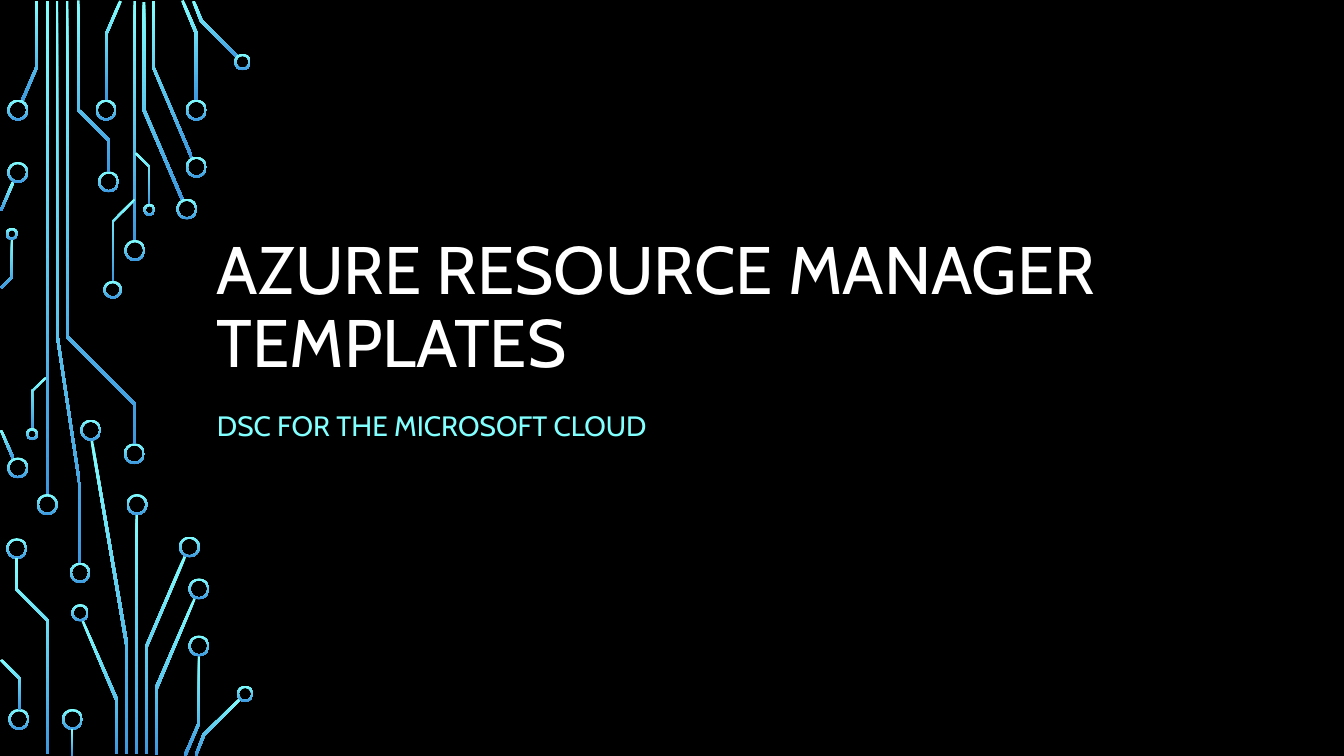
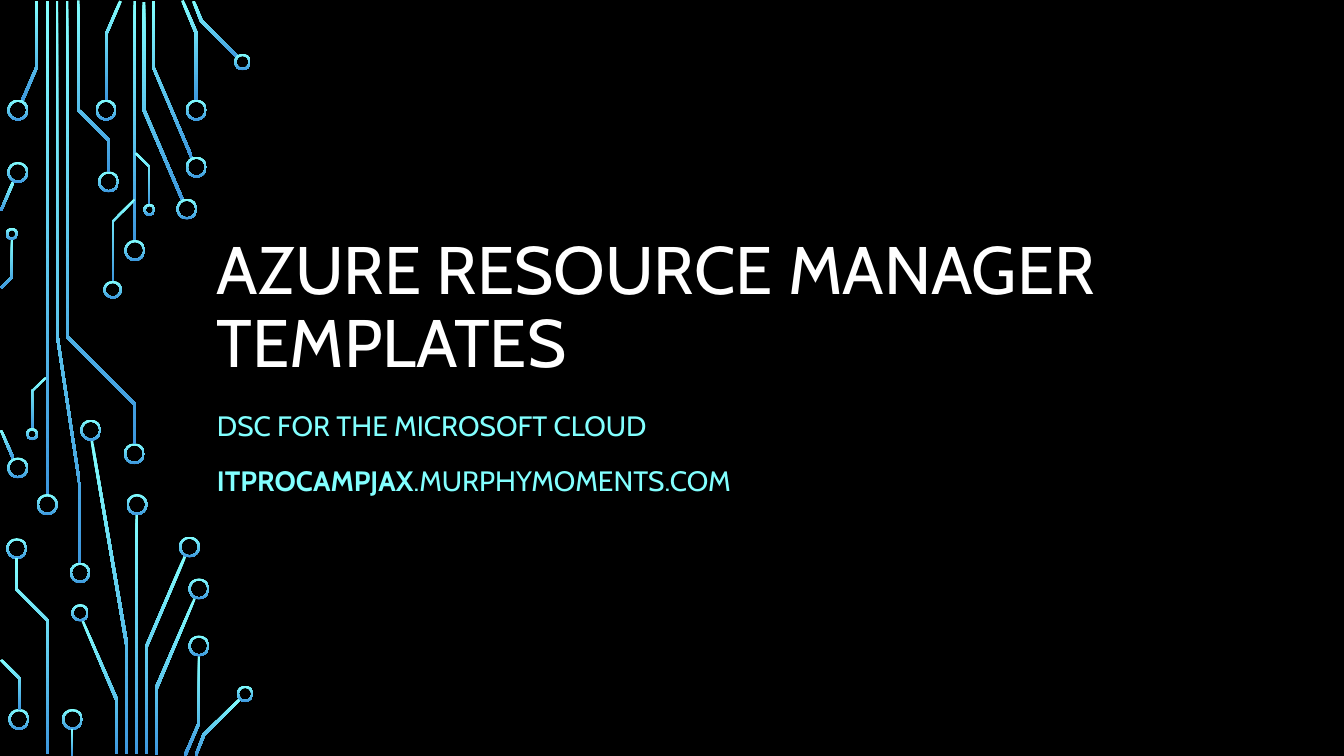
Before and after one commit to Falconwmua/ITProCampJax, a slide deck: slide 1 of ARMTemplate/ARMTemplates.pptx. Drawn at 1344x756 pixels with LibreOffice and Linux fonts; fonts in the diff are those of the drawing; background and template pictures are left out. Boxes give left, top, right and bottom in pixels: in the first picture for what was removed or moved away, otherwise in the second. Text is boxed around its words. In the diff, an @@ line names an element or a change of style, - is before the commit and + after.

Commit message:
updated pptx, removed bio/abstract doc

```diff
--- a/ARMTemplate/ARMTemplates.pptx
+++ b/ARMTemplate/ARMTemplates.pptx
@@ subtitle at bbox=[217, 471, 731, 496]: paragraph added @@
+ITPROCAMPJAX.MURPHYMOMENTS.COM
```
Also in this commit, not shown: 1 slide added, 1 other file.
